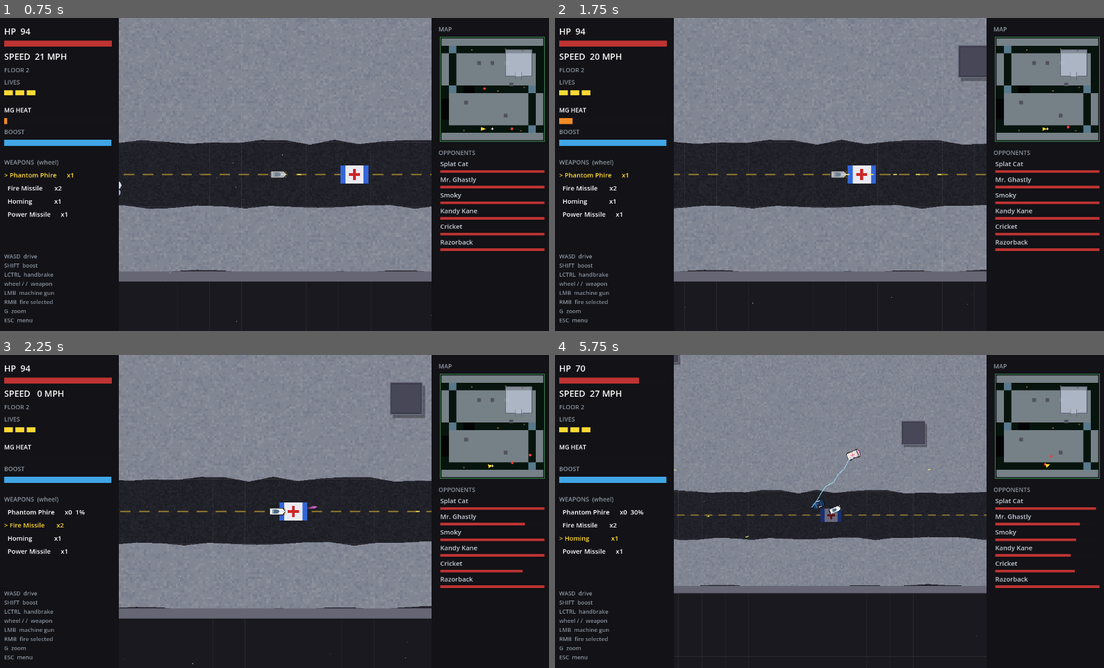
Above: before the commit, frames 1-4 (two rows, left to right).
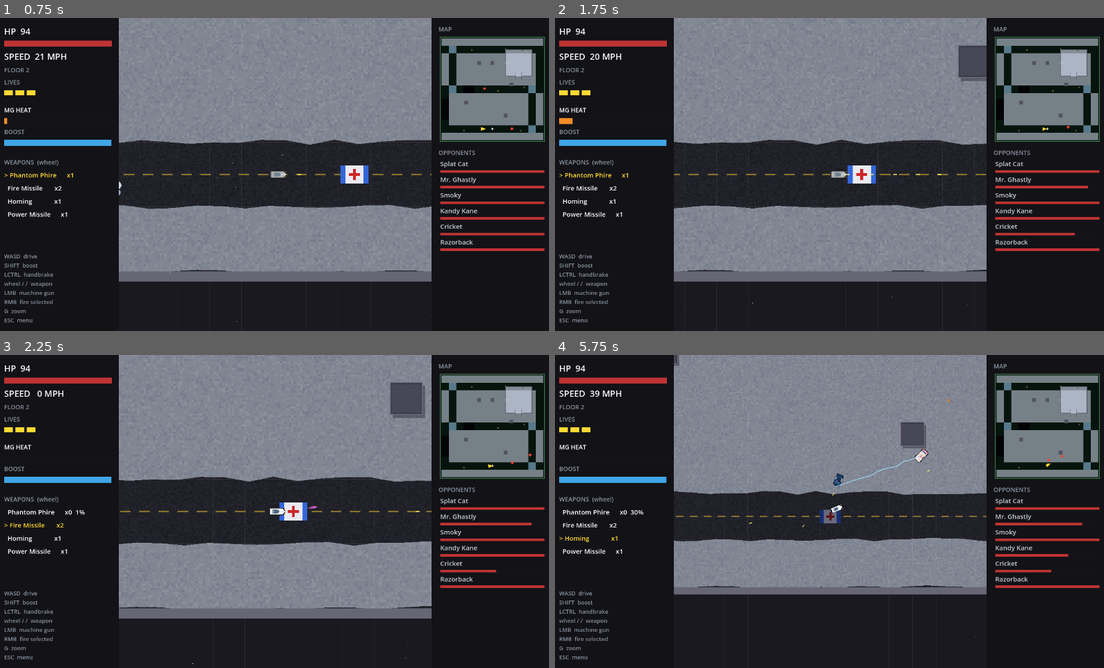
Above: after the commit, the same moments.

Repository: b3p3k0/bentchrome
Game: Godot game, scene res://levels/snowy/snowy.tscn
Two runs of this game, one before a commit and one after it. Both use one fixed random seed, a clock stepped at 60 frames per second and the inputs below. This scene is started directly instead of the project's main scene.
Inputs (mouse positions are in pixels of both pictures, inside the frame that each line leads up to):
- Up to frame 1 (0.75 s): tap Enter (select_confirm) at 0.5 s; move the mouse to (247, 237) at 0.52 s; hold W (move_up) from 0.53 s (still down); tap Shift (boost) at 0.6 s; click (247, 237) at 0.67 s
- Up to frame 2 (1.75 s): tap Space at 0.77 s; release W (move_up) at 1.25 s; drag from (999, 221) to (889, 174) at 1.27 s
- Up to frame 3 (2.25 s): move the mouse to (109, 464) at 2.02 s; hold A (move_left) from 2.03 s (still down); right-click (109, 464) at 2.1 s
- Up to frame 4 (5.75 s): release A (move_left) at 2.75 s; drag from (856, 511) to (999, 480) at 2.77 s; move the mouse to (747, 433) at 3.52 s; hold Ctrl (handbrake) 3.53-4.25 s; tap / (weapon_next) at 3.6 s; tap Space at 3.77 s; drag from (950, 495) to (829, 511) at 4.27 s; move the mouse to (719, 527) at 5.02 s; hold W (move_up) from 5.03 s (still down); tap G (zoom_toggle) at 5.1 s; click (719, 527) at 5.17 s

Frame 1 is identical in both runs. In frame 2, less than 0.1% of the frame differs, in the area x 94-100%, y 53-70%; in frame 3, less than 0.1%; in frame 4, 2.3%, in the area x 3-100%, y 0-97%.

Commit message:
The pits get vertigo — strata down into the dark
Snowy's drop-offs stop being flat black rectangles. The pit now reads as a
real fall: three rock strata descend ring by ring — each storey darker and
nudged south so the sunlit far wall shows beneath the north rim — until the
void swallows the bottom; the lip crumbles with seeded cracks splitting
outward and rubble clinging to the top shelf. Same hazard-yellow rim, same
kill rect, purely paint — both Snowy pits (and any future pit) inherit it.

Co-Authored-By: Claude Fable 5 <noreply@anthropic.com>

Diff:
--- a/environment/pit_zone.gd
+++ b/environment/pit_zone.gd
@@ -6,8 +6,12 @@
 ## size, like the destructible block, so one scene serves any cliff.
 
 const VOID := Color(0.02, 0.02, 0.04)
-const RIM := Color(0.55, 0.5, 0.2, 0.8)  # hazard-yellow lip
+const RIM := Color(0.55, 0.5, 0.2, 0.8)      # hazard-yellow lip
+const STRATA_TOP := Color(0.28, 0.26, 0.29)  # upper rock shelf, still catching light
+const CRACK := Color(0.14, 0.13, 0.16)
+const RUBBLE := Color(0.36, 0.34, 0.37)
 const KILL_INSET := 48.0
+const STRATA_STEPS := 3  # visible wall storeys before the black swallows it
 
 @export var size := Vector2(256, 256)
 
@@ -30,8 +34,50 @@
 			body.fall_into_pit()
 
 func _draw() -> void:
+	# A drop you can read: descending rock strata — each ring a storey deeper,
+	# darker, and nudged south so the sunlit far wall shows under the north
+	# rim — until the void swallows the bottom. Crumbling cracks split the
+	# lip; rubble clings to the top shelf. All seeded per position.
 	var pts := _rounded_rect(size * 0.5, 32.0)
-	draw_colored_polygon(pts, VOID)
+	draw_colored_polygon(pts, STRATA_TOP)
+	for i in STRATA_STEPS:
+		var t := float(i + 1) / float(STRATA_STEPS)
+		var half := size * 0.5 * (1.0 - 0.2 * (i + 1))
+		if half.x < 20.0 or half.y < 20.0:
+			break
+		var ring := _rounded_rect(half, maxf(32.0 * (1.0 - 0.25 * i), 8.0))
+		var off := Vector2(0.0, 9.0 + 6.0 * i)
+		var moved := PackedVector2Array()
+		for p in ring:
+			moved.append(p + off)
+		draw_colored_polygon(moved, STRATA_TOP.lerp(VOID, t))
+	var rng := RandomNumberGenerator.new()
+	rng.seed = int(absf(position.x * 7.0 + position.y * 13.0)) + 41
+	# Rubble on the top shelf, hugging the rim band.
+	for i in 7 + rng.randi() % 4:
+		var edge := rng.randi() % 4
+		var at := Vector2(
+			rng.randf_range(-size.x * 0.5 + 18.0, size.x * 0.5 - 18.0),
+			rng.randf_range(-size.y * 0.5 + 18.0, size.y * 0.5 - 18.0))
+		match edge:
+			0: at.y = -size.y * 0.5 + rng.randf_range(8.0, 22.0)
+			1: at.y = size.y * 0.5 - rng.randf_range(8.0, 22.0)
+			2: at.x = -size.x * 0.5 + rng.randf_range(8.0, 22.0)
+			3: at.x = size.x * 0.5 - rng.randf_range(8.0, 22.0)
+		var r := rng.randf_range(2.0, 5.0)
+		draw_circle(at, r, RUBBLE if rng.randf() < 0.6 else CRACK)
+	# Crumbling lip: short jagged cracks splitting outward past the rim.
+	var cracks := 5 + rng.randi() % 4
+	for i in cracks:
+		var a := rng.randf_range(0.0, TAU)
+		var dir := Vector2.RIGHT.rotated(a)
+		var start := Vector2(dir.x * size.x * 0.5, dir.y * size.y * 0.5) * 0.98
+		var mid := start + dir * rng.randf_range(6.0, 12.0) \
+			+ dir.orthogonal() * rng.randf_range(-5.0, 5.0)
+		var tip := mid + dir * rng.randf_range(5.0, 10.0) \
+			+ dir.orthogonal() * rng.randf_range(-4.0, 4.0)
+		draw_line(start, mid, CRACK, 2.0)
+		draw_line(mid, tip, CRACK, 1.4)
 	var closed := pts.duplicate()
 	closed.append(pts[0])
 	draw_polyline(closed, RIM, 3.0)
